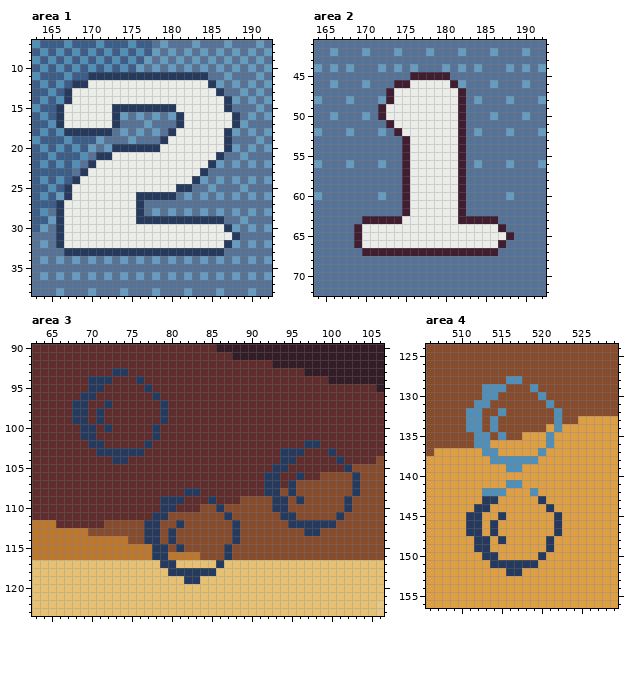
Pixel-art file: raw assets/main art.aseprite. Above: the version before the commit.
533x300 pixels, 1 frame. Colours within 5 levels of each other are drawn and written as one. Shown: area 1: x 163..192, y 7..38; area 2: x 164..192, y 41..72; area 3: x 63..106, y 90..123; area 4: x 506..529, y 124..156. The commit also changed other parts of the picture, which this record leaves out.
The result:
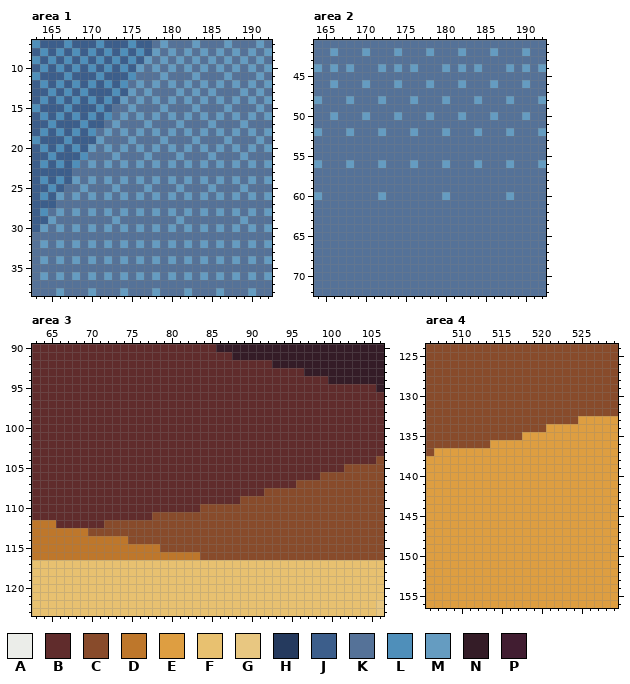
Palette (. is transparent): A #ebede9  B #602c2c  C #884b2b  D #be772b  E #de9e41  F #e8c170  G #e8c781  H #253a5e  J #3c5e8b  K #557298  L #4f8fba  M #659cc1  N #341c27  P #411d31
Changes in this commit:
layer "bubbles" now hidden
layer "GUI" now hidden
Changed rows in their new state; - is an unchanged pixel.
Area 1:
first column x 166:
11 ----JLJJJLKKKMKKKMK----
12 --LJLJLJLKMKMKMKMKMK---
13 -LJLJJJLJMKMKKKMKMKMK--
14 -JLJLJLJMKMKMKMKMKMKMK-
15 JLJJJLJKKMKKKMKKKMKKKM-
16 LJLJLJLK-------KMKMKMKM
17 JJJLJJKM-------MKKKMKKK
18 -JLJLKM-------MKMKMKMK-
19 -------------MKKKMKKKM-
20 -------KMKMKMKMKMKMKMK-
21 -----KKMKKKMKKKMKKKMK--
22 ----MKMKMKMKMKMKMKMK---
23 ---KKKKKKKKKKKKKKKK----
24 --MKMKMKMKMKMKMKMK-----
25 -KKMKKKMKKKMKKKMK------
26 -KMKMKMKMKMKMKM--------
27 KKKKKKKKKKK------------
28 MKMKMKMKMKM------------
29 KKKKKKKMKKKKKKKMKKKKK--
30 MKMKMKMKMKMKMKMKMKMKMK-
31 KKKKKKKKKKKKKKKKKKKKKKK
32 MKMKMKMKMKMKMKMKMKMKMK-
33 -KKKKKKKKKKKKKKKKKKKK--
Area 2:
first column x 169:
45 -------KKKKK--------
46 -----MKKKMKKK-------
47 ----KKKKKKKKKK------
48 ----KKKMKKKMKK------
49 ---KKKKKKKKKKK------
50 ---KKMKKKMKKKM------
51 ----KKKKKKKKKK------
52 -----KKMKKKMKK------
53 ------KKKKKKKK------
54 ------KKKKKKKK------
55 ------KKKKKKKK------
56 ------KMKKKMKK------
57 ------KKKKKKKK------
58 ------KKKKKKKK------
59 ------KKKKKKKK------
60 ------KKKKKMKK------
61 ------KKKKKKKK------
62 ------KKKKKKKK------
63 -KKKKKKKKKKKKKKKKK--
64 KKKKKKKKKKKKKKKKKKK-
65 KKKKKKKKKKKKKKKKKKKK
66 KKKKKKKKKKKKKKKKKKK-
67 -KKKKKKKKKKKKKKKKK--
Area 3:
first column x 68:
 93 -----BB-----------------------------
 94 --BBB---B---------------------------
 95 --BB-----B--------------------------
 96 -BB-------B-------------------------
 97 BB--B------B------------------------
 98 BB-B-------B------------------------
 99 BB-B-------B------------------------
100 -BB-B-----B-------------------------
101 -BB-------B-------------------------
102 --BB-----B-------------------BB-----
103 ---BBBBBB-----------------BBB---B---
104 -----BB-------------------BB-----B--
105 -------------------------BB-------C-
106 ------------------------BB--B------C
107 ------------------------BB-B-------C
108 --------------BB--------CC-C-------C
109 -----------BBB---B-------CC-C-----C-
110 -----------BB-----C------CC-------C-
111 ----------CC-------C------CC-----C--
112 ---------CC--C------C------CCCCCC---
113 ---------CC-C-------C--------CC-----
114 ---------CC-C-------C---------------
115 ----------DC-C-----C----------------
116 ----------DD-------C----------------
117 -----------FF-----F-----------------
118 ------------FFFFFF------------------
119 --------------FF--------------------
Area 4:
first column x 511:
128 -----CC-----
129 --CCC---C---
130 --CC-----C--
131 -CC-------C-
132 CC--C------C
133 CC-C-------C
134 CC-C-------E
135 -CC-C-----E-
136 -CC-------E-
137 --EE-----E--
138 ---EEEEEE---
139 -----EE-----
141 -----EE-----
142 --EEE---E---
143 --EE-----E--
144 -EE-------E-
145 EE--E------E
146 EE-E-------E
147 EE-E-------E
148 -EE-E-----E-
149 -EE-------E-
150 --EE-----E--
151 ---EEEEEE---
152 -----EE-----
Pixel boxes of the changes (left, top, right, bottom) in both pictures:
changed: (56, 72, 240, 256)
changed: (354, 72, 514, 256)
changed: (72, 368, 360, 584)
changed: (466, 376, 562, 576)
